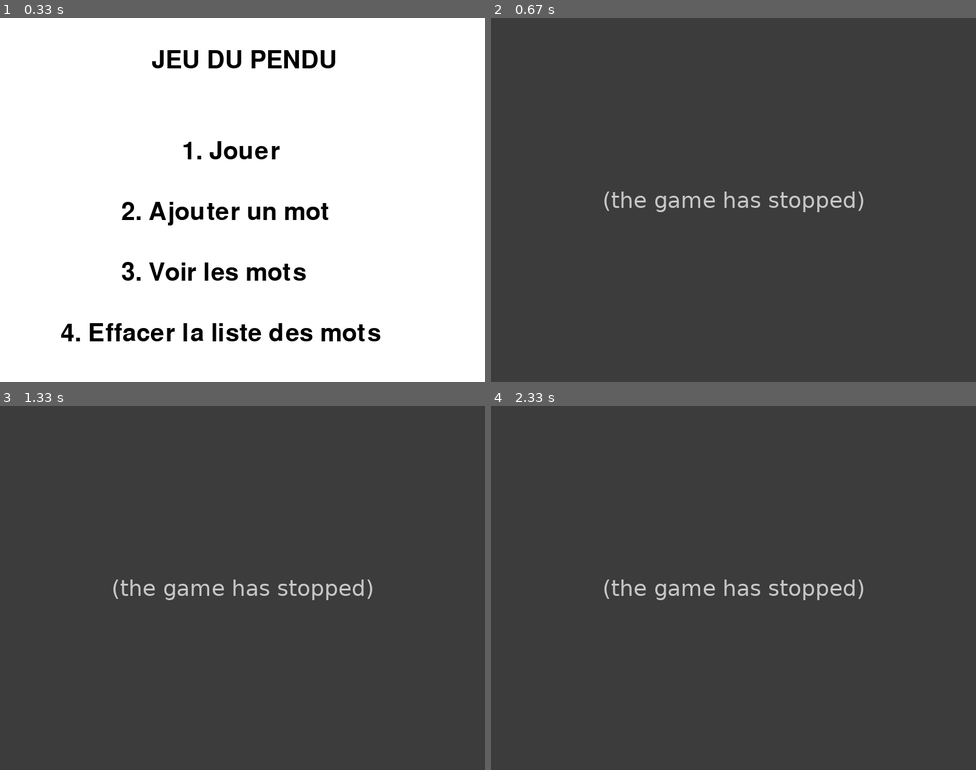
Above: before the commit, frames 1-4 (two rows, left to right).
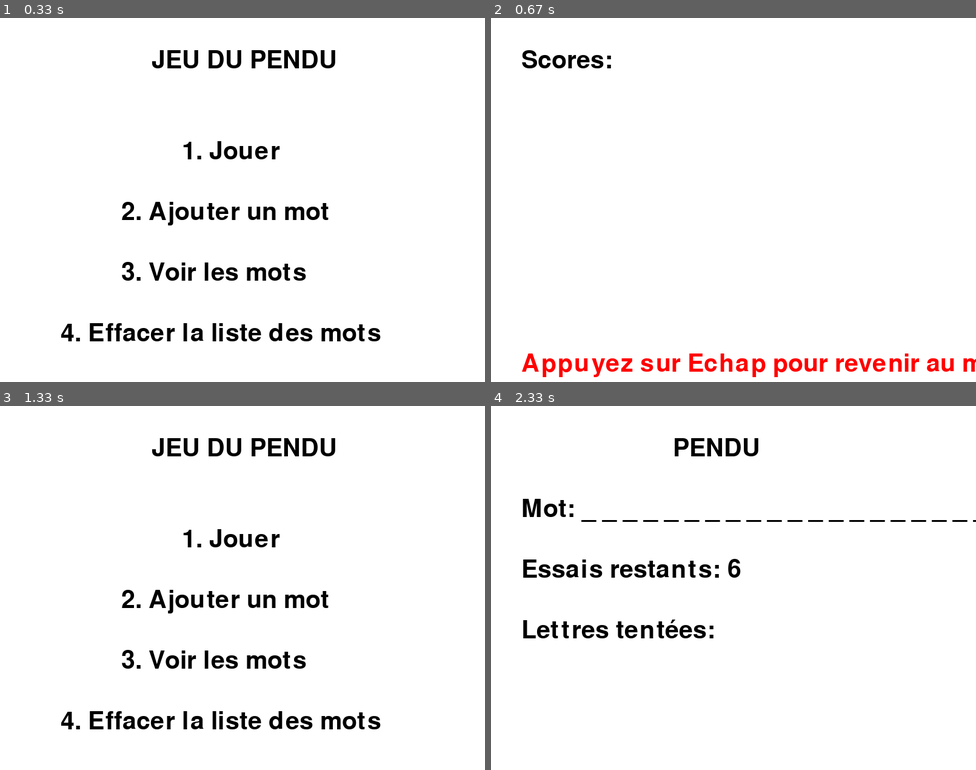
Above: after the commit, the same moments.

Repository: Hippolyte-Geslain/pendu
Game: pygame game, started from Pendu.py
Same seed, same stepped clock (60 frames per second), same inputs: the game is played once before the commit and once after it.
Inputs:
- Up to frame 1 (0.33 s): no input
- Up to frame 2 (0.67 s): tap 5 at 0.33 s
- Up to frame 3 (1.33 s): hold Esc 0.67-1.13 s; tap Backspace at 1.22 s
- Up to frame 4 (2.33 s): tap 1 at 2.1 s

Frame 1 is identical in both runs. In frame 2, 100% of the frame differs, in the area x 0-100%, y 0-100%; in frame 3, 100%; in frame 4, 100%.
Before the commit the program exited at 0.33 s; later frames show no game.

Commit message:
version amélioré

Diff:
--- a/Pendu.py
+++ b/Pendu.py
@@ -13,8 +13,8 @@
 FONT = pygame.font.Font(None, 60)
 
 # Fichiers locaux
-MOTS_FICHIER = "mot_local.txt"  # Fichier contenant les mots
-SCORES_FICHIER = "scores.txt"   # Fichier pour enregistrer les scores
+MOTS_FICHIER = "mots.txt"
+SCORES_FICHIER = "scores.txt"
 
 # Charger les mots depuis le fichier
 def charger_mots():
@@ -25,21 +25,50 @@
         mots = f.read().splitlines()
     return mots
 
+def ajouter_mot(nouveau_mot):
+    with open(MOTS_FICHIER, "a") as f:
+        f.write(nouveau_mot + "\n")
+
 def effacer_mots():
     with open(MOTS_FICHIER, "w") as f:
         f.write("")  # Réinitialise le fichier en l'effaçant
 
-def ajouter_score(score):
-    if not os.path.exists(SCORES_FICHIER):
-        with open(SCORES_FICHIER, "w") as f:
-            f.write("Scores:\n")
-    with open(SCORES_FICHIER, "a") as f:
-        f.write(f"{score}\n")
-
 def choisir_mot():
     mots = charger_mots()
     return random.choice(mots)
 
+# Gestion des scores
+def enregistrer_score(score):
+    with open(SCORES_FICHIER, "a") as f:
+        f.write(f"{score}\n")
+
+def voir_scores():
+    if not os.path.exists(SCORES_FICHIER):
+        return []
+    with open(SCORES_FICHIER, "r") as f:
+        return [int(score) for score in f.read().splitlines()]
+
+def afficher_scores():
+    clock = pygame.time.Clock()
+    scores = voir_scores()
+    while True:
+        screen.fill(WHITE)
+        afficher_texte("Scores:", 50, 50)
+        for i, score in enumerate(scores):
+            afficher_texte(f"Partie {i + 1}: {score} points", 50, 100 + i * 40)
+        afficher_texte("Appuyez sur Echap pour revenir au menu", 50, HEIGHT - 50, RED)
+        pygame.display.flip()
+
+        for event in pygame.event.get():
+            if event.type == pygame.QUIT:
+                pygame.quit()
+                return
+            if event.type == pygame.KEYDOWN:
+                if event.key == pygame.K_ESCAPE:
+                    return
+
+        clock.tick(30)
+
 # Initialiser l'écran
 screen = pygame.display.set_mode((WIDTH, HEIGHT))
 pygame.display.set_caption("Jeu du Pendu")
@@ -47,6 +76,28 @@
 def afficher_texte(texte, x, y, couleur=BLACK):
     texte_render = FONT.render(texte, True, couleur)
     screen.blit(texte_render, (x, y))
+
+def dessiner_pendu(essais_restants):
+    base_x, base_y = WIDTH // 2, HEIGHT // 2 + 100
+    couleur = BLACK
+    epaisseur = 5
+
+    if essais_restants <= 5:  # Base
+        pygame.draw.line(screen, couleur, (base_x - 100, base_y), (base_x + 100, base_y), epaisseur)
+    if essais_restants <= 4:  # Pilier vertical
+        pygame.draw.line(screen, couleur, (base_x - 50, base_y), (base_x - 50, base_y - 200), epaisseur)
+    if essais_restants <= 3:  # Barre horizontale
+        pygame.draw.line(screen, couleur, (base_x - 50, base_y - 200), (base_x + 50, base_y - 200), epaisseur)
+    if essais_restants <= 2:  # Corde
+        pygame.draw.line(screen, couleur, (base_x + 50, base_y - 200), (base_x + 50, base_y - 150), epaisseur)
+    if essais_restants <= 1:  # Tête
+        pygame.draw.circle(screen, couleur, (base_x + 50, base_y - 130), 20, epaisseur)
+    if essais_restants <= 0:  # Corps
+        pygame.draw.line(screen, couleur, (base_x + 50, base_y - 110), (base_x + 50, base_y - 50), epaisseur)
+        pygame.draw.line(screen, couleur, (base_x + 50, base_y - 100), (base_x + 30, base_y - 70), epaisseur)
+        pygame.draw.line(screen, couleur, (base_x + 50, base_y - 100), (base_x + 70, base_y - 70), epaisseur)
+        pygame.draw.line(screen, couleur, (base_x + 50, base_y - 50), (base_x + 30, base_y - 20), epaisseur)
+        pygame.draw.line(screen, couleur, (base_x + 50, base_y - 50), (base_x + 70, base_y - 20), epaisseur)
 
 def menu_principal():
     clock = pygame.time.Clock()
@@ -57,7 +108,8 @@
         afficher_texte("2. Ajouter un mot", WIDTH // 2 - 200, 300)
         afficher_texte("3. Voir les mots", WIDTH // 2 - 200, 400)
         afficher_texte("4. Effacer la liste des mots", WIDTH // 2 - 300, 500)
-        afficher_texte("5. Quitter", WIDTH // 2 - 100, 600)
+        afficher_texte("5. Voir les scores", WIDTH // 2 - 200, 600)
+        afficher_texte("6. Quitter", WIDTH // 2 - 100, 700)
         pygame.display.flip()
 
         for event in pygame.event.get():
@@ -74,6 +126,8 @@
                 elif event.key == pygame.K_4:
                     effacer_mots()
                 elif event.key == pygame.K_5:
+                    afficher_scores()
+                elif event.key == pygame.K_6:
                     pygame.quit()
                     return
 
@@ -105,6 +159,7 @@
     lettres_trouvees = set()
     lettres_tentees = set()
     essais_restants = 6
+    score = 0
     clock = pygame.time.Clock()
 
     def mot_cache():
@@ -116,6 +171,9 @@
         afficher_texte(f"Mot: {mot_cache()}", 50, 150)
         afficher_texte(f"Essais restants: {essais_restants}", 50, 250)
         afficher_texte(f"Lettres tentées: {', '.join(sorted(lettres_tentees))}", 50, 350)
+
+        # Dessiner le pendu
+        dessiner_pendu(essais_restants)
 
         pygame.display.flip()
 
@@ -129,29 +187,37 @@
                     lettres_tentees.add(lettre)
                     if lettre in mot:
                         lettres_trouvees.add(lettre)
+                        score += 10  # Augmente le score pour chaque lettre correcte
                     else:
                         essais_restants -= 1
 
         if essais_restants <= 0:
+            enregistrer_score(score)
             afficher_texte("Perdu!", WIDTH // 2 - 100, HEIGHT // 2, RED)
             pygame.display.flip()
             pygame.time.delay(2000)
-            ajouter_score(0)  # Score de 0 pour une partie perdue
             return
 
         if all(lettre in lettres_trouvees for lettre in mot):
+            score += 50  # Bonus pour avoir gagné
+            enregistrer_score(score)
             afficher_texte("Gagné!", WIDTH // 2 - 100, HEIGHT // 2, RED)
             pygame.display.flip()
             pygame.time.delay(2000)
-            score = essais_restants * 10  # Exemple de calcul de score
-            ajouter_score(score)
             return
 
         clock.tick(30)
 
+
+def ajouter_mot(mot):
+    with open(MOTS_FICHIER, "a") as f:
+        f.write(f"{mot}\n")
+
+
 def ajouter_mot_interface():
     clock = pygame.time.Clock()
     mot = ""
+
     while True:
         screen.fill(WHITE)
         afficher_texte("Ajouter un mot", WIDTH // 2 - 150, 50)
